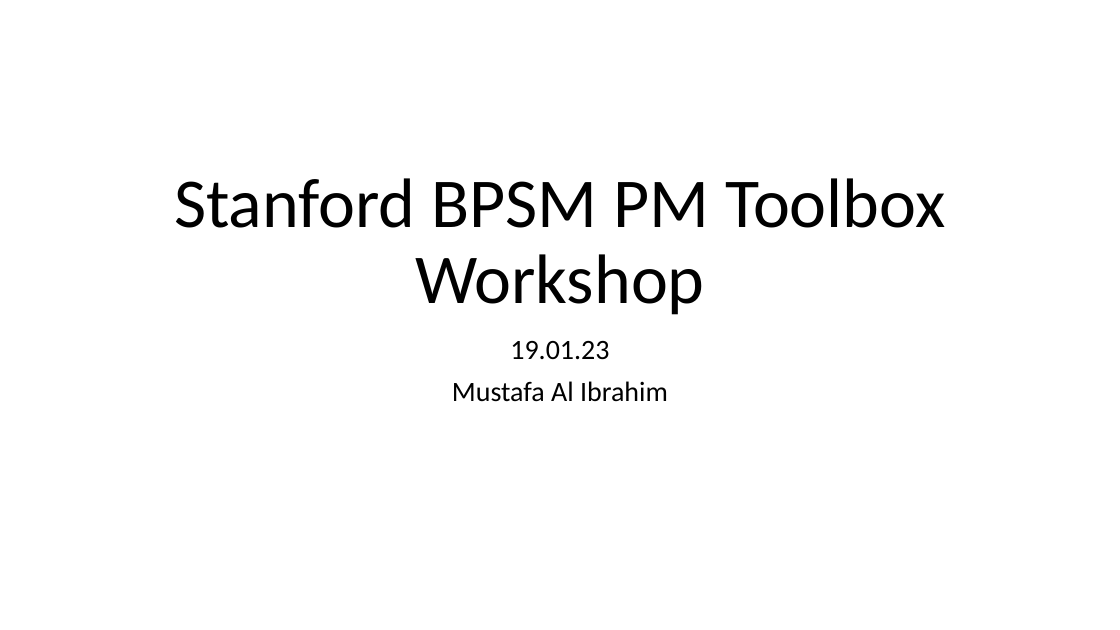
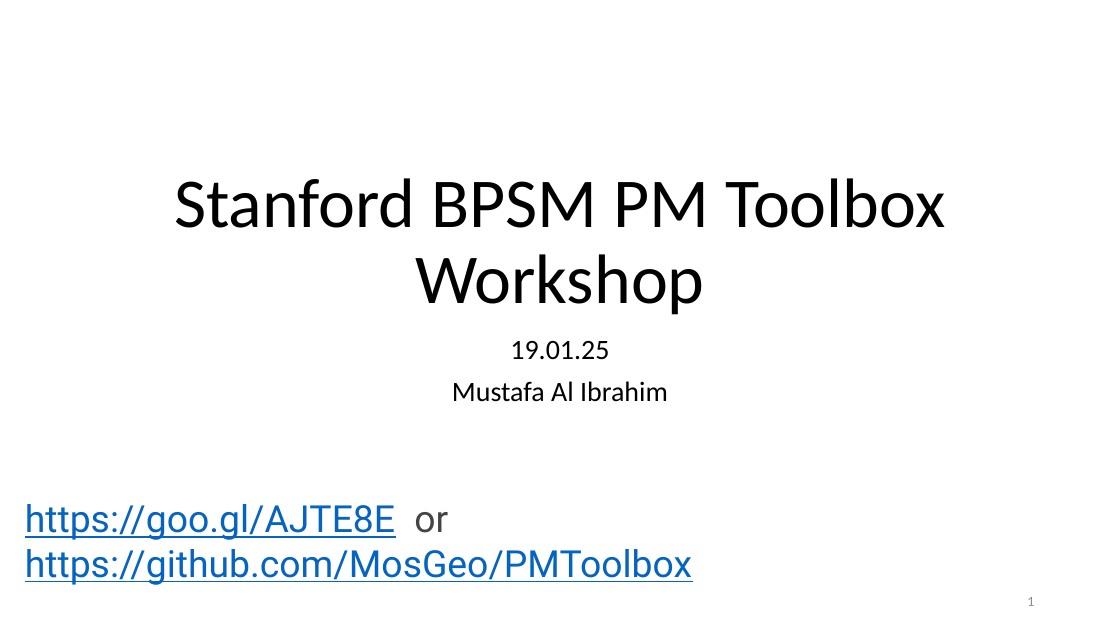
Before and after one commit to MosGeo/BPSMAutoToolbox, a slide deck: slide 1 of Workshop/19.01.23 PM Toolbox Workshop.pptx. Drawn at 1120x630 pixels with LibreOffice and Linux fonts; fonts in the diff are those of the drawing; background and template pictures are left out. Boxes give left, top, right and bottom in pixels: in the first picture for what was removed or moved away, otherwise in the second. Text is boxed around its words. In the diff, an @@ line names an element or a change of style, - is before the commit and + after.

Commit message:
Quick updates before the workshopt

```diff
--- a/Workshop/19.01.23 PM Toolbox Workshop.pptx
+++ b/Workshop/19.01.23 PM Toolbox Workshop.pptx
@@ subtitle at <box>510,341,609,360</box>: text changed @@
-19.01.23
+19.01.25
@@ text added at <box>25,504,692,585</box>, 32 pt, text #0563C1, underline @@
+https://goo.gl/AJTE8E or https://github.com/MosGeo/PMToolbox
@@ page number added at <box>1027,597,1034,606</box>, 12 pt, text #8C8C8C @@
+1
```
Also in this commit, not shown: 13 other slides changed, 2 other files.
